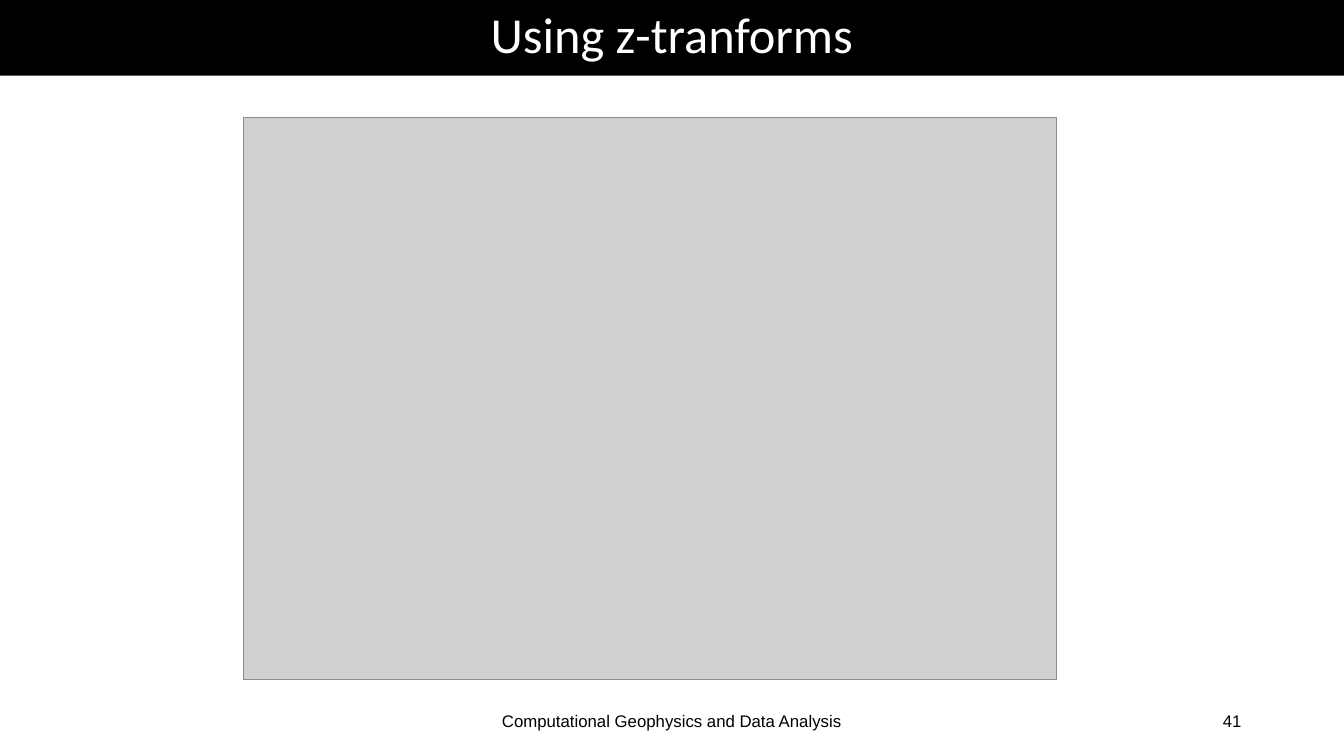
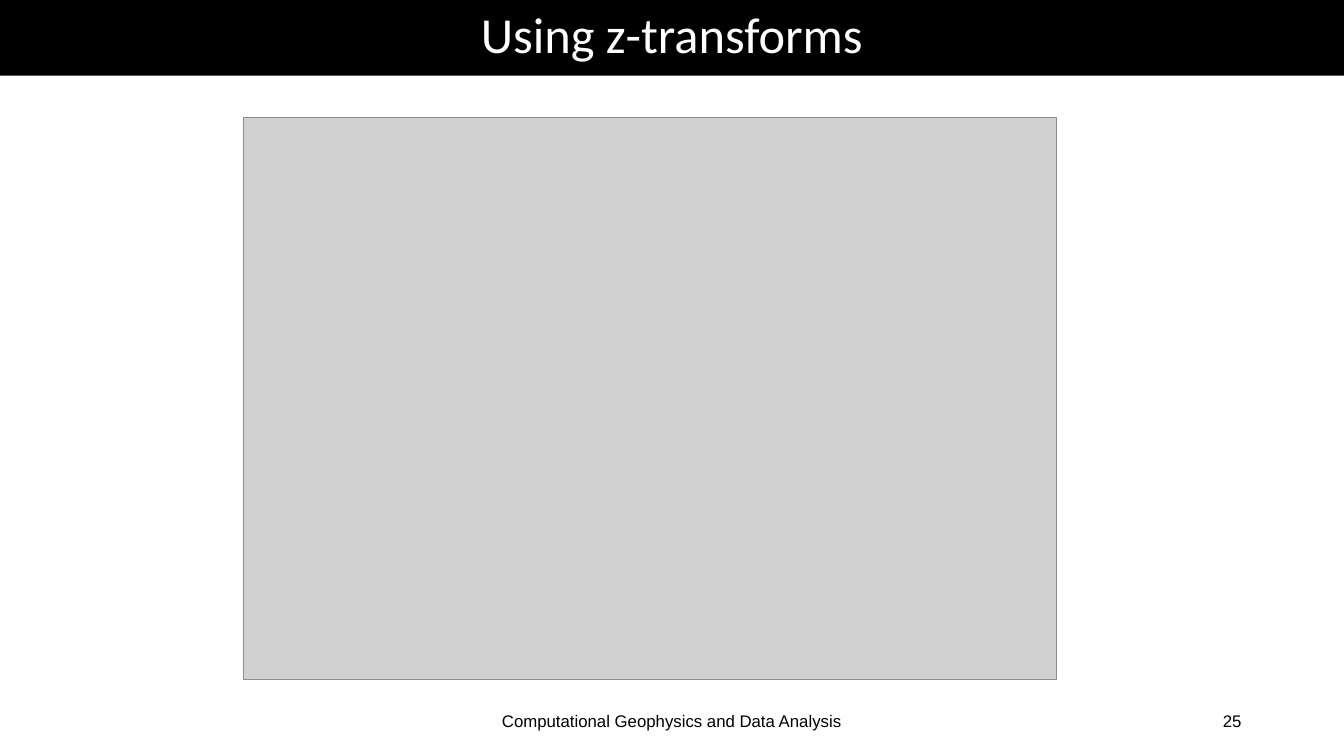
Before and after one commit to heinerigel/GDA2020, a slide deck: slide 25 of Wednesday/Lectures/01_linearsystems.ppt (slide 41 before the commit). Drawn at 1344x756 pixels with LibreOffice and Linux fonts; fonts in the diff are those of the drawing; grey boxes stand for pictures. Boxes give left, top, right and bottom in pixels: in the first picture for what was removed or moved away, otherwise in the second. Text is boxed around its words. In the diff, an @@ line names an element or a change of style, - is before the commit and + after.

```diff
--- a/Wednesday/Lectures/01_linearsystems.ppt
+++ b/Wednesday/Lectures/01_linearsystems.ppt
@@ title at (481,18,863,62): text changed @@
-Using z-tranforms
+Using z-transforms
@@ page number at (1223,715,1242,727): text changed @@
-41
+25
```
Also in this commit, not shown: 3 other slides changed, 1 other file.
